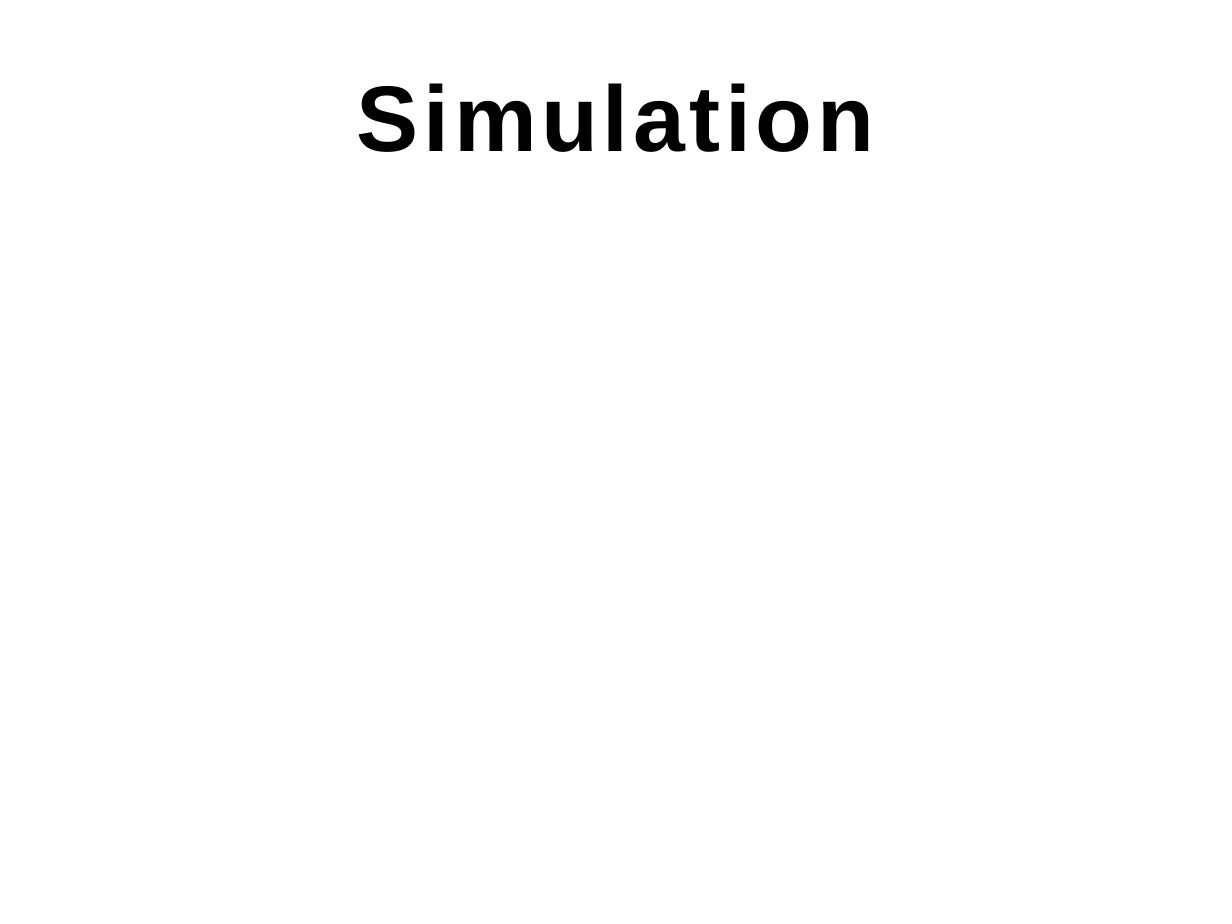
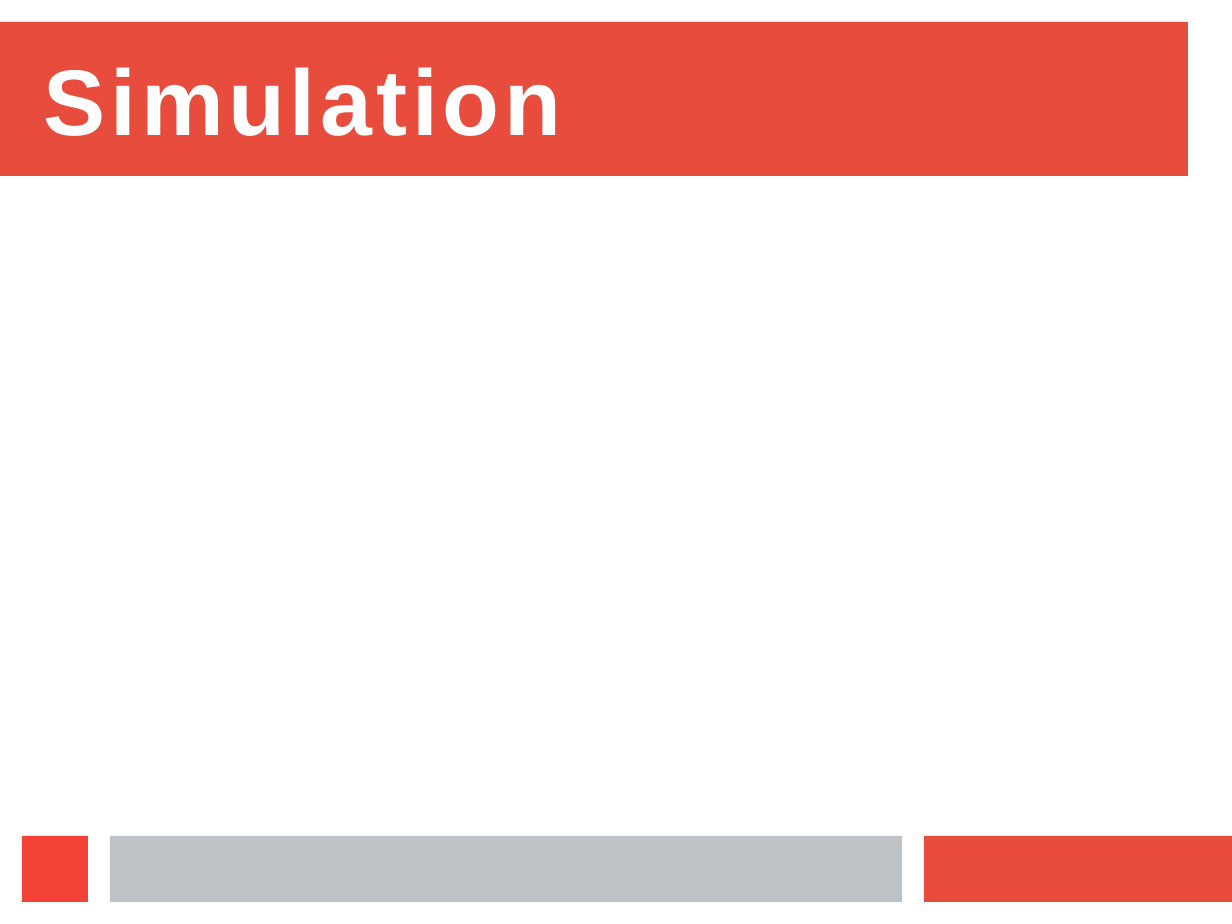
Before and after one commit to jandriea/interfacing-with-atmega8, a slide deck: slide 5 of Project Report.odp. Drawn at 1232x924 pixels with LibreOffice and Linux fonts; fonts in the diff are those of the drawing. Boxes give left, top, right and bottom in pixels: in the first picture for what was removed or moved away, otherwise in the second. Text is boxed around its words. In the diff, an @@ line names an element or a change of style, - is before the commit and + after.

```diff
--- a/Project Report.odp
+++ b/Project Report.odp
@@ rectangle added at bbox=[0, 22, 1188, 177], fill #E74C3C @@
@@ title "Simulation": place and size @@
-title "Simulation" at bbox=[357, 83, 874, 152]
+title "Simulation" at bbox=[44, 67, 561, 136]
@@ title "Simulation" at bbox=[44, 67, 561, 136]: text colour #000000 to #FFFFFF; alignment centre to left; vertical alignment middle to bottom @@
@@ rectangle added at bbox=[22, 836, 88, 902], fill #F44336 @@
@@ rectangle added at bbox=[110, 836, 902, 902], fill #BDC3C7 @@
@@ rectangle added at bbox=[925, 836, 1232, 902], fill #E74C3C @@
```
Also in this commit, not shown: 1 other slide changed, 3 slides added, 3 slides removed.
